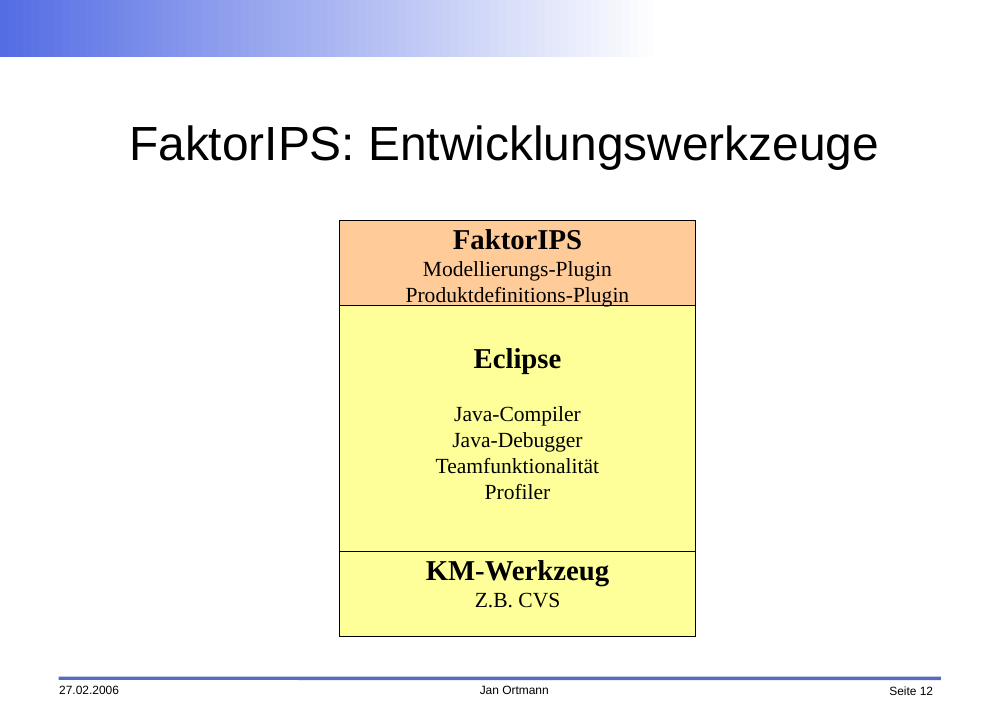
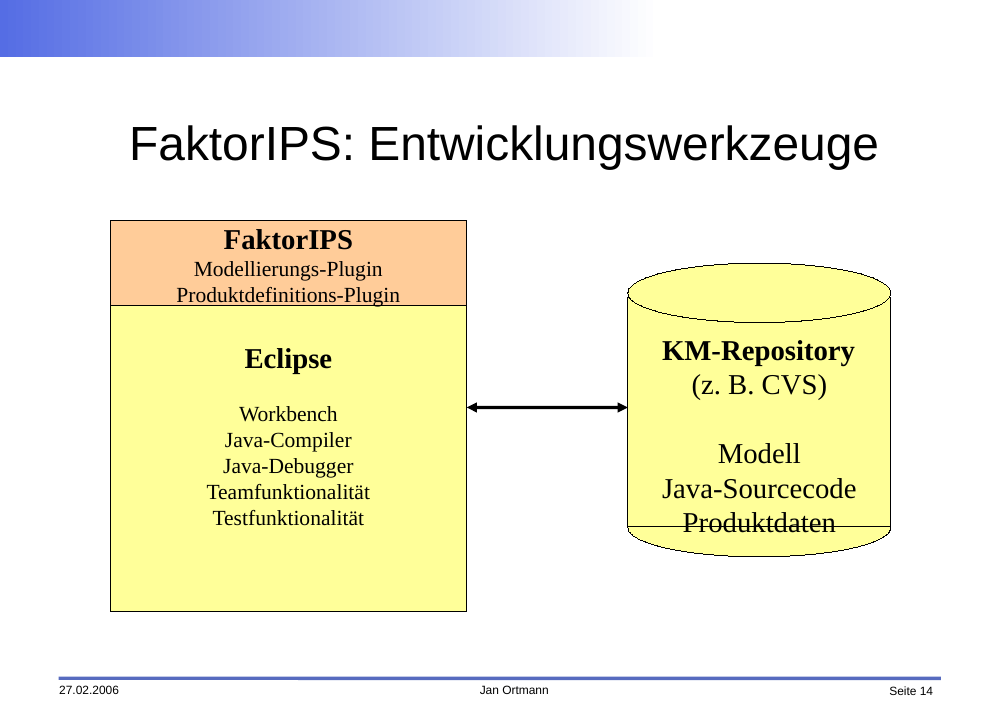
Before and after one commit to faktorips/faktorips.base, a slide deck: slide 14 of org.faktorips.doc/presentations/FaktorIPS-Grundlagen.odp (slide 12 before the commit). Drawn at 1008x713 pixels with LibreOffice and Linux fonts; fonts in the diff are those of the drawing; background and template pictures are left out. Boxes give left, top, right and bottom in pixels: in the first picture for what was removed or moved away, otherwise in the second. Text is boxed around its words. In the diff, an @@ line names an element or a change of style, - is before the commit and + after.

```diff
--- a/org.faktorips.doc/presentations/FaktorIPS-Grundlagen.odp
+++ b/org.faktorips.doc/presentations/FaktorIPS-Grundlagen.odp
@@ rectangle "FaktorIPS": place and size @@
-rectangle "FaktorIPS" at [340, 221, 696, 305]
+rectangle "FaktorIPS" at [110, 221, 466, 305]
@@ ellipse added at [628, 263, 891, 322], fill #FFFF99, outline #000000 0 pt @@
@@ rectangle added at [628, 297, 891, 526], fill #FFFF99, outline #000000 0 pt, 24 pt, text #000000 @@
+KM-Repository
+(z. B. CVS)
+Modell
+Java-Sourcecode
+Produktdaten
@@ rectangle "Eclipse": place and size @@
-rectangle "Eclipse" at [340, 305, 696, 551]
+rectangle "Eclipse" at [110, 305, 466, 610]
@@ text in rectangle at [239, 406, 338, 422]: paragraph added @@
+Workbench
@@ double arrow added from (466, 407) to (628, 407), #000000 2.83 pt @@
@@ ellipse added at [628, 498, 891, 557], fill #FFFF99, outline #000000 0 pt @@
@@ text in rectangle at [213, 510, 364, 526]: text changed @@
-Profiler
+Testfunktionalität
@@ rectangle removed at [340, 552, 696, 636] @@
-KM-Werkzeug
-Z.B. CVS
@@ page number at [889, 686, 933, 695]: text changed @@
-Seite 12
+Seite 14
```
Also in this commit, not shown: 5 other slides changed, 7 slides added, 6 slides removed, 2 other files.
